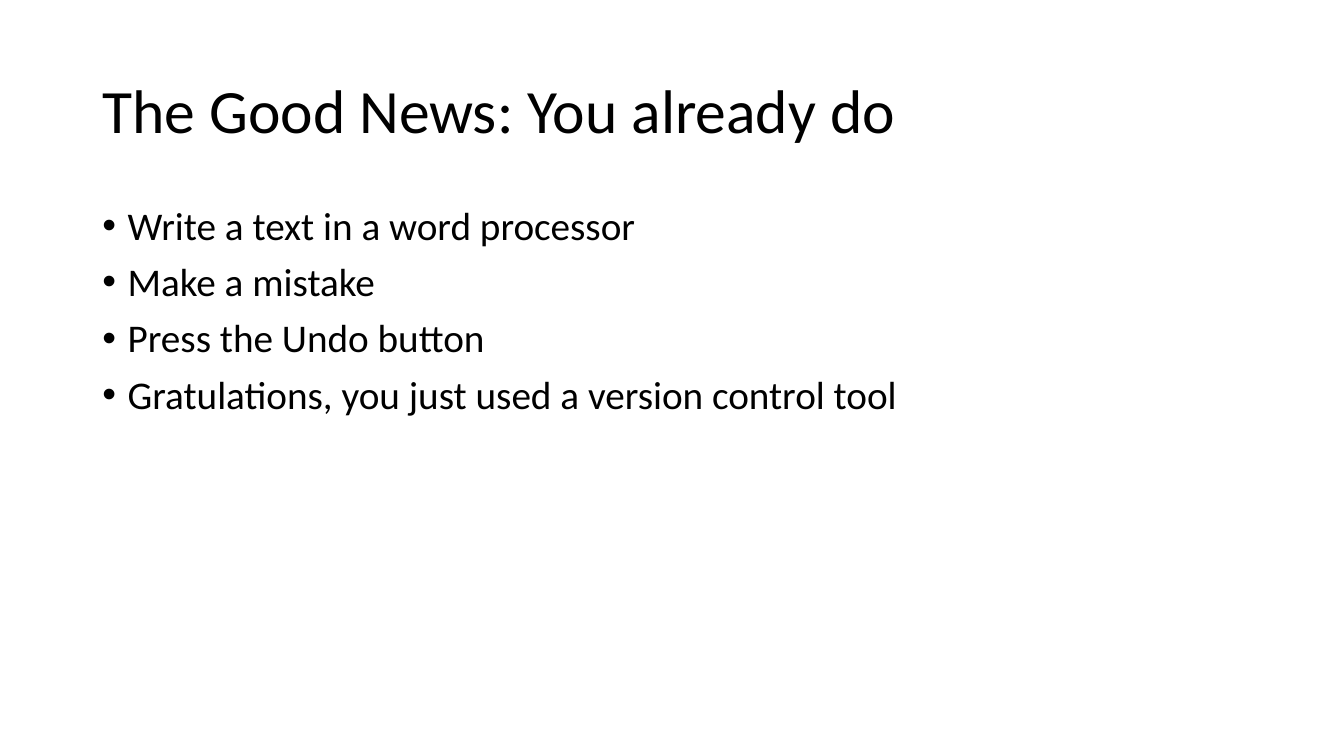
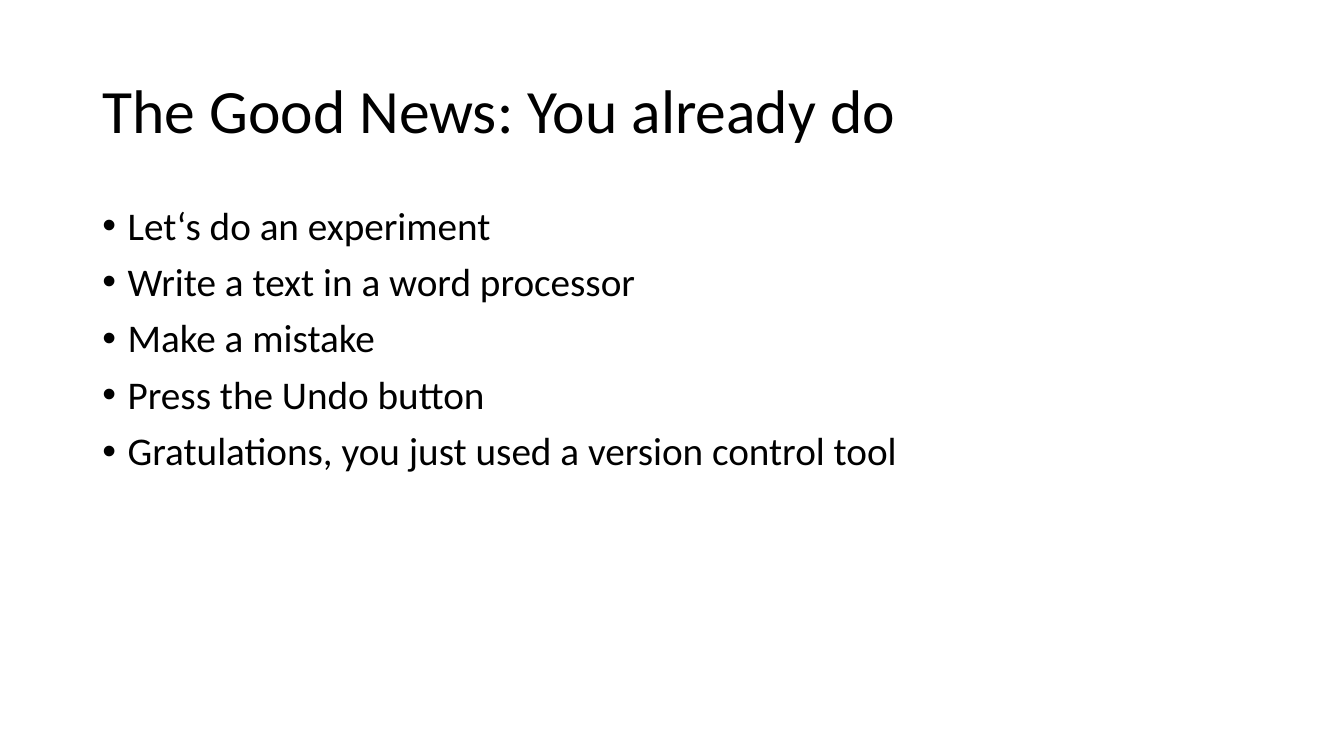
Before and after one commit to vegfetch/talk, a slide deck: slide 5 of cf_version_control_systems.pptx. Drawn at 1344x756 pixels with LibreOffice and Linux fonts; fonts in the diff are those of the drawing. Boxes give left, top, right and bottom in pixels: in the first picture for what was removed or moved away, otherwise in the second. Text is boxed around its words. In the diff, an @@ line names an element or a change of style, - is before the commit and + after.

```diff
--- a/cf_version_control_systems.pptx
+++ b/cf_version_control_systems.pptx
@@ text at [128, 212, 491, 247]: paragraph added @@
+• Let‘s do an experiment
```
Also in this commit, not shown: 1 other slide changed.
